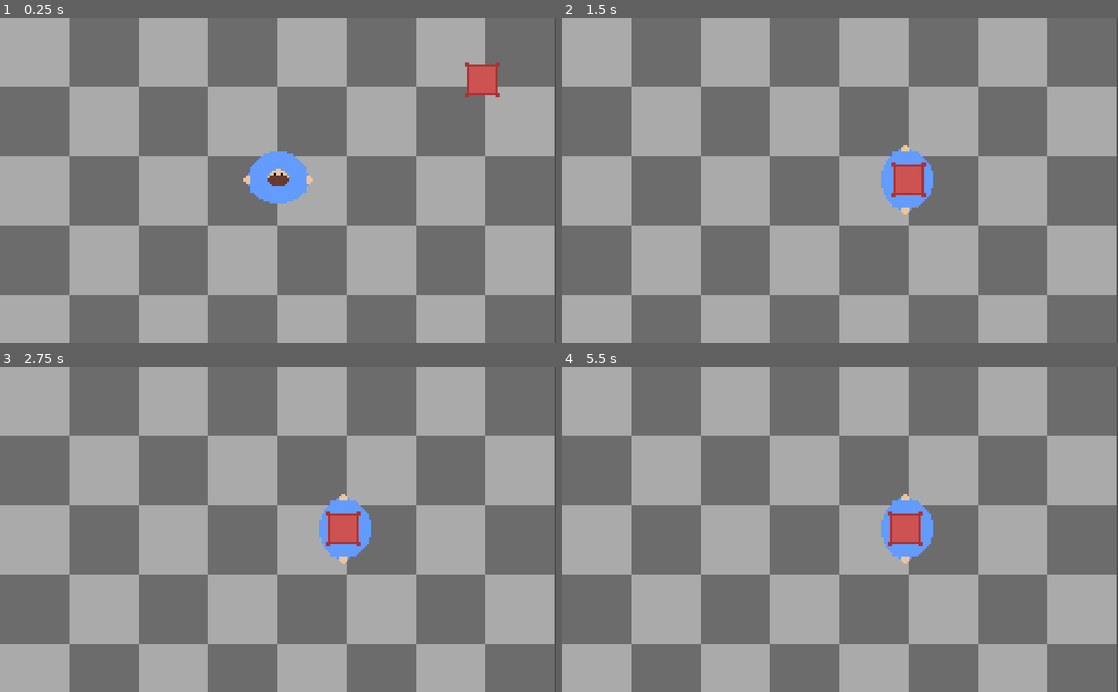
Above: before the commit, frames 1-4 (two rows, left to right).
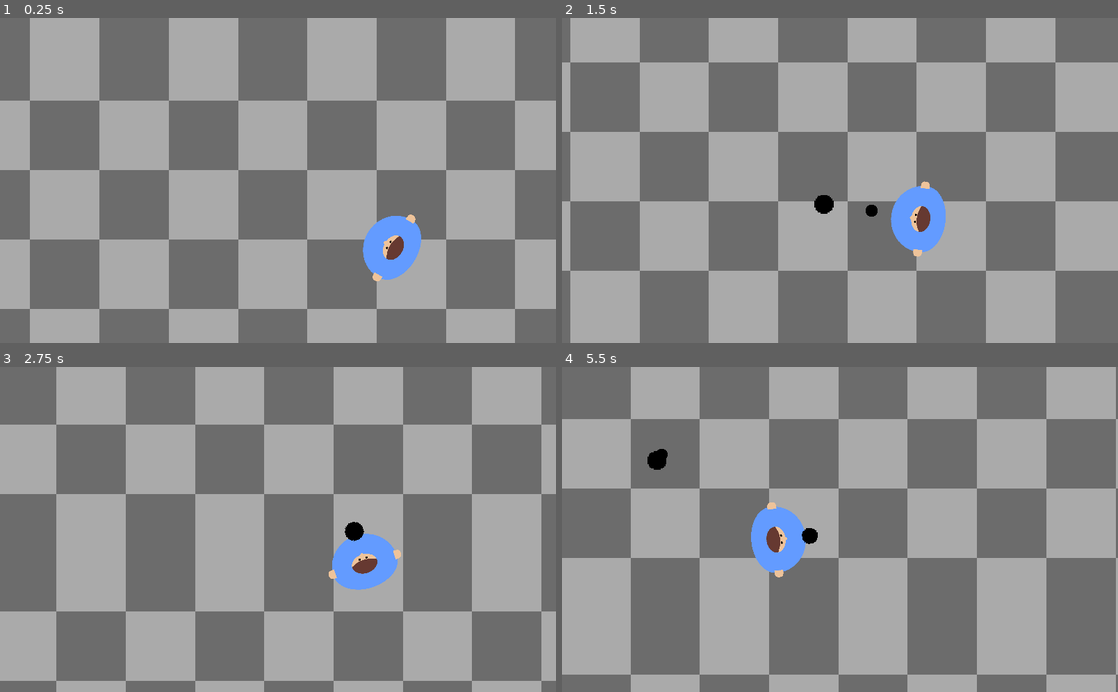
Above: after the commit, the same moments.

Repository: ThatCoolCoder/burger-man
Game: Godot game, scene res://scenes/Main.tscn
Two runs of this game, one before a commit and one after it. Both use one fixed random seed, a clock stepped at 60 frames per second and the inputs below.
Inputs (mouse positions are in pixels of both pictures, inside the frame that each line leads up to):
- Up to frame 1 (0.25 s): no input
- Up to frame 2 (1.5 s): move the mouse to (962, 164) at 0.52 s; press the mouse at (962, 164) at 0.53 s; hold Right (move_right) 0.53-1.28 s; move the mouse to (728, 196) at 1.27 s; release the mouse at (728, 196) at 1.28 s; hold S (move_down) from 1.28 s (still down); click (728, 196) at 1.35 s
- Up to frame 3 (2.75 s): move the mouse to (333, 458) at 2.02 s; release S (move_down) at 2.03 s; press the mouse at (333, 458) at 2.03 s; hold Right (move_right) from 2.03 s (still down)
- Up to frame 4 (5.5 s): move the mouse to (812, 594) at 2.77 s; release Right (move_right) at 2.78 s; release the mouse at (812, 594) at 2.78 s; hold Up (move_up) 2.78-3.53 s; click (812, 594) at 2.85 s; move the mouse to (1006, 578) at 3.52 s; press the mouse at (1006, 578) at 3.53 s; hold A (move_left) 3.53-5.03 s; move the mouse to (673, 480) at 4.27 s; release the mouse at (673, 480) at 4.28 s; click (673, 480) at 4.35 s; move the mouse to (867, 529) at 5.02 s; press the mouse at (867, 529) at 5.03 s; hold S (move_down) from 5.03 s (still down)

The runs differ from the first frame. In frame 1, 48% of the frame differs, in the area x 0-100%, y 0-100%; in frame 2, 36%; in frame 3, 63%; in frame 4, 75%.

Commit message:
Fix things

Diff:
--- /dev/null
+++ b/art/player.svg
@@ -0,0 +1,140 @@
+<?xml version="1.0" encoding="UTF-8" standalone="no"?>
+<!-- Created with Inkscape (http://www.inkscape.org/) -->
+
+<svg
+   width="100mm"
+   height="100mm"
+   viewBox="0 0 100 100"
+   version="1.1"
+   id="svg5"
+   inkscape:version="1.1.1 (3bf5ae0d25, 2021-09-20)"
+   sodipodi:docname="player.svg"
+   xmlns:inkscape="http://www.inkscape.org/namespaces/inkscape"
+   xmlns:sodipodi="http://sodipodi.sourceforge.net/DTD/sodipodi-0.dtd"
+   xmlns="http://www.w3.org/2000/svg"
+   xmlns:svg="http://www.w3.org/2000/svg">
+  <sodipodi:namedview
+     id="namedview7"
+     pagecolor="#ffffff"
+     bordercolor="#666666"
+     borderopacity="1.0"
+     inkscape:pageshadow="2"
+     inkscape:pageopacity="0.0"
+     inkscape:pagecheckerboard="0"
+     inkscape:document-units="mm"
+     showgrid="false"
+     width="100mm"
+     inkscape:zoom="1.1224747"
+     inkscape:cx="-32.517435"
+     inkscape:cy="234.74916"
+     inkscape:window-width="1920"
+     inkscape:window-height="1007"
+     inkscape:window-x="0"
+     inkscape:window-y="0"
+     inkscape:window-maximized="1"
+     inkscape:current-layer="layer1"
+     inkscape:snap-bbox="true"
+     inkscape:bbox-paths="false"
+     inkscape:bbox-nodes="true"
+     inkscape:snap-bbox-midpoints="true"
+     inkscape:snap-bbox-edge-midpoints="true"
+     inkscape:object-paths="false"
+     inkscape:snap-intersection-paths="false"
+     inkscape:snap-smooth-nodes="false"
+     inkscape:snap-midpoints="false"
+     inkscape:snap-object-midpoints="true"
+     inkscape:snap-page="true"
+     inkscape:object-nodes="false"
+     inkscape:snap-others="true" />
+  <defs
+     id="defs2">
+    <inkscape:path-effect
+       effect="bspline"
+       id="path-effect34364"
+       is_visible="true"
+       lpeversion="1"
+       weight="33.333333"
+       steps="2"
+       helper_size="0"
+       apply_no_weight="true"
+       apply_with_weight="true"
+       only_selected="false" />
+    <inkscape:path-effect
+       effect="bspline"
+       id="path-effect15982"
+       is_visible="true"
+       lpeversion="1"
+       weight="33.333333"
+       steps="2"
+       helper_size="0"
+       apply_no_weight="true"
+       apply_with_weight="true"
+       only_selected="false" />
+    <inkscape:path-effect
+       effect="bspline"
+       id="path-effect15425"
+       is_visible="true"
+       lpeversion="1"
+       weight="33.333333"
+       steps="2"
+       helper_size="0"
+       apply_no_weight="true"
+       apply_with_weight="true"
+       only_selected="false" />
+    <inkscape:path-effect
+       effect="bspline"
+       id="path-effect674"
+       is_visible="true"
+       lpeversion="1"
+       weight="33.333333"
+       steps="2"
+       helper_size="0"
+       apply_no_weight="true"
+       apply_with_weight="true"
+       only_selected="false" />
+  </defs>
+  <g
+     inkscape:label="Layer 1"
+     inkscape:groupmode="layer"
+     id="layer1">
+    <path
+       id="path361"
+       style="fill:#639bff;stroke:none;stroke-width:0.289023;fill-opacity:1"
+       d="M 49.913748,9.7988849 A 43.725001,40.855315 0 0 0 6.1887694,50.654272 43.725001,40.855315 0 0 0 6.233728,51.83973 43.725001,29.086045 0 0 0 6.1887694,52.674821 43.725001,29.086045 0 0 0 49.913748,81.7609 43.725001,29.086045 0 0 0 93.638729,52.674821 43.725001,29.086045 0 0 0 93.593768,51.829393 43.725001,40.855315 0 0 0 93.638729,50.654272 43.725001,40.855315 0 0 0 49.913748,9.7988849 Z" />
+    <path
+       id="path15865"
+       style="fill:#eec39a;fill-opacity:1;stroke:none;stroke-width:0.999999"
+       d="M 190.88867 130.08203 C 190.77277 130.08151 190.65493 130.08267 190.53516 130.08594 C 188.61882 130.13817 186.20515 130.66313 184.60352 131.81836 C 183.00188 132.97359 182.21435 134.75789 180.84961 136.4375 C 180.46456 136.91139 180.03487 137.37617 179.61328 137.83398 A 64.812149 47.662541 0 0 0 123.83789 185.02734 A 64.812149 47.662541 0 0 0 188.65039 232.68945 A 64.812149 47.662541 0 0 0 253.46289 185.02734 A 64.812149 47.662541 0 0 0 198.41406 137.91211 C 198.17782 137.60442 197.94295 137.28974 197.72656 136.96289 C 196.54501 135.17816 195.91583 133.02683 194.89258 131.74023 C 193.93328 130.53405 192.62715 130.08984 190.88867 130.08203 z "
+       transform="scale(0.26458333)" />
+    <path
+       id="path15980"
+       style="fill:#663931;fill-opacity:1;stroke:none;stroke-width:0.264583px;stroke-linecap:butt;stroke-linejoin:miter;stroke-opacity:1"
+       d="m 50.023303,43.589963 c -1.937276,-0.01229 -3.881855,0.134797 -5.708695,0.449069 -3.653679,0.628542 -6.835672,1.924871 -10.508919,3.908804 -0.334044,0.180419 -0.676743,0.372517 -1.018543,0.56379 a 17.148214,12.610714 0 0 0 -0.0217,0.443383 17.148214,12.610714 0 0 0 17.148307,12.6106 17.148214,12.610714 0 0 0 17.148307,-12.6106 17.148214,12.610714 0 0 0 -0.08113,-1.22473 C 66.825712,47.672624 66.6637,47.612445 66.511186,47.555612 62.346848,46.003818 59.282775,44.746235 55.688074,44.097942 53.890726,43.773798 51.96058,43.602253 50.023303,43.589963 Z" />
+    <path
+       style="fill:#eec39a;stroke:none;stroke-width:0.264583px;stroke-linecap:butt;stroke-linejoin:miter;stroke-opacity:1;fill-opacity:1"
+       d="m 91.584958,55.795541 c 0.952818,0.04912 2.858175,0.147329 4.419369,-0.324126 1.561194,-0.471455 2.778432,-1.512505 3.387052,-2.985597 C 100,51.012727 100,49.107407 99.637004,47.644022 99.274009,46.180636 98.547833,45.159229 97.006172,44.609082 95.464511,44.058936 93.107143,43.980357 90.75,43.901785 c 0,0 -0.176787,11.608927 -0.176787,11.608927 0.01964,0.07857 0.03937,0.157455 0.04915,0.196585 0.0098,0.03913 0.0098,0.03913 0.962598,0.08824 z"
+       id="path672"
+       inkscape:path-effect="#path-effect674"
+       inkscape:original-d="m 90.632141,55.746427 c 1.905622,0.09848 3.810979,0.196694 5.716072,0.294643 1.217551,-1.040826 2.434788,-2.081877 3.651787,-3.123213 2.6e-4,-1.90513 2.6e-4,-3.81045 0,-5.716072 C 99.274057,46.180602 98.547882,45.159194 97.821429,44.1375 95.464502,44.059191 90.75,43.901785 90.75,43.901785 c 0,0 -0.176787,11.608927 -0.176787,11.608927 0,0 0.03955,0.157409 0.05893,0.235715 z" />
+    <path
+       style="fill:#eec39a;fill-opacity:1;stroke:none;stroke-width:0.264583px;stroke-linecap:butt;stroke-linejoin:miter;stroke-opacity:1"
+       d="M 8.299474,55.925207 C 7.3466565,55.974322 5.4412996,56.072536 3.8801055,55.601081 2.3189115,55.129626 1.1016737,54.088576 0.49305328,52.615484 -0.11556717,51.142393 -0.11556717,49.237073 0.24742851,47.773688 0.61042419,46.310302 1.3365996,45.288895 2.8782608,44.738748 4.419922,44.188602 6.7772895,44.110023 9.1344325,44.031451 c 0,0 0.176787,11.608927 0.176787,11.608927 -0.019643,0.07857 -0.039365,0.157455 -0.049147,0.196585 -0.00978,0.03913 -0.00978,0.03913 -0.9625982,0.08824 z"
+       id="path15421"
+       inkscape:path-effect="#path-effect15425"
+       inkscape:original-d="m 9.2522915,55.876093 c -1.905622,0.09848 -3.810979,0.196694 -5.716072,0.294643 -1.217551,-1.040826 -2.434788,-2.081877 -3.65178667,-3.123213 -2.6e-4,-1.90513 -2.6e-4,-3.81045 0,-5.716072 0.725943,-1.021183 1.45211767,-2.042591 2.17857067,-3.064285 2.356927,-0.07831 7.071429,-0.235715 7.071429,-0.235715 0,0 0.176787,11.608927 0.176787,11.608927 0,0 -0.03955,0.157409 -0.05893,0.235715 z" />
+    <ellipse
+       style="fill:#000000;fill-opacity:1;stroke:none;stroke-width:0.264583"
+       id="path34128"
+       cx="45.314812"
+       cy="41.835468"
+       rx="1.6459173"
+       ry="1.2500638" />
+    <ellipse
+       style="fill:#000000;fill-opacity:1;stroke:none;stroke-width:0.264583"
+       id="ellipse34232"
+       cx="54.690292"
+       cy="41.877136"
+       rx="1.6459173"
+       ry="1.2500638" />
+  </g>
+</svg>
--- a/project.godot
+++ b/project.godot
@@ -26,7 +26,8 @@
 [importer_defaults]
 
 texture={
-"flags/filter": false
+"flags/filter": false,
+"flags/repeat": 1
 }
 
 [input]
--- a/scenes/Bullet.tscn
+++ b/scenes/Bullet.tscn
@@ -13,3 +13,7 @@
 
 [node name="Sprite" type="Sprite" parent="."]
 texture = ExtResource( 2 )
+
+[node name="VisibilityNotifier2D" type="VisibilityNotifier2D" parent="."]
+
+[connection signal="viewport_exited" from="VisibilityNotifier2D" to="." method="_on_VisibilityNotifier2D_viewport_exited"]
--- /dev/null
+++ b/scenes/GrowthItem.tscn
@@ -0,0 +1,5 @@
+[gd_scene format=2]
+
+[node name="GrowthItem" type="Node2D"]
+
+[node name="Sprite" type="Sprite" parent="."]
--- a/scenes/Main.tscn
+++ b/scenes/Main.tscn
@@ -3,20 +3,20 @@
 [ext_resource path="res://scenes/Player.tscn" type="PackedScene" id=1]
 [ext_resource path="res://art/background.png" type="Texture" id=2]
 [ext_resource path="res://scripts/Main.gd" type="Script" id=3]
-[ext_resource path="res://scenes/Enemy.tscn" type="PackedScene" id=4]
+[ext_resource path="res://scripts/Background.gd" type="Script" id=4]
 
 [node name="Main" type="Node2D"]
 script = ExtResource( 3 )
 
 [node name="Background" type="Sprite" parent="."]
-position = Vector2( 510.923, 298.912 )
+position = Vector2( 512.548, 298.491 )
 scale = Vector2( 7.97649, 8.01208 )
 texture = ExtResource( 2 )
+region_enabled = true
+region_rect = Rect2( 0, 0, 1000, 1000 )
+script = ExtResource( 4 )
 
 [node name="Player" parent="." instance=ExtResource( 1 )]
 
 [node name="StartPosition" type="Position2D" parent="."]
 position = Vector2( 512.548, 298.491 )
-
-[node name="Enemy" parent="." instance=ExtResource( 4 )]
-position = Vector2( 938.284, 64 )
--- a/scenes/Player.tscn
+++ b/scenes/Player.tscn
@@ -1,6 +1,6 @@
 [gd_scene load_steps=5 format=2]
 
-[ext_resource path="res://art/player.png" type="Texture" id=1]
+[ext_resource path="res://art/player.svg" type="Texture" id=1]
 [ext_resource path="res://scripts/Player.gd" type="Script" id=2]
 [ext_resource path="res://scenes/Bullet.tscn" type="PackedScene" id=3]
 
@@ -14,13 +14,15 @@
 [node name="CollisionShape2D" type="CollisionShape2D" parent="." groups=[
 "player",
 ]]
+position = Vector2( 0, -4.5892 )
 shape = SubResource( 1 )
 
 [node name="Sprite" type="Sprite" parent="."]
-scale = Vector2( 4, 4 )
+scale = Vector2( 0.369162, 0.369162 )
 texture = ExtResource( 1 )
 
 [node name="Camera2D" type="Camera2D" parent="."]
+current = true
 drag_margin_h_enabled = true
 drag_margin_v_enabled = true
 smoothing_enabled = true
--- /dev/null
+++ b/scripts/Background.gd
@@ -0,0 +1,5 @@
+extends Sprite
+
+func _ready():
+	# This gets reset by godot, annoyingly
+	texture.flags = texture.FLAG_REPEAT
--- a/scripts/Bullet.gd
+++ b/scripts/Bullet.gd
@@ -2,16 +2,22 @@
 
 export var speed := 400
 export var move_direction = PI / 2
-export var radius := 50
-
-# Called when the node enters the scene tree for the first time.
-func _ready():
-	var sprite_scale = $Sprite.texture.get_width() / (radius * 2)
-	$Sprite.scale = Vector2(sprite_scale, sprite_scale)
-	$CollisionShape2D.shape.radius = radius
-	print(sprite_scale)
+export var radius := 10.0 setget set_radius
+export var frozen := false
 
 func _physics_process(delta):
+	if frozen:
+		return
+
 	var movement = Vector2(0, speed)
 	movement = movement.rotated(move_direction)
 	position += movement * delta
+
+
+func _on_VisibilityNotifier2D_viewport_exited(viewport):
+	if not frozen:
+		queue_free()
+
+func set_radius(new_radius):
+	radius = new_radius
+	Utils.set_sprite_size($Sprite, Vector2(radius * 2, radius * 2), $Sprite.texture)
--- a/scripts/Player.gd
+++ b/scripts/Player.gd
@@ -5,7 +5,16 @@
 export var max_speed := 350
 export var acceleration := 750
 export var friction := 1000
+
+export var starting_radius := 60.0
+var radius = starting_radius setget set_radius
+
+export var bullet_offset = Vector2(0, -64)
 export (PackedScene) var bullet_prefab
+export var bullet_charge_rate := 10.0
+export var max_bullet_radius := 30.0
+var crnt_bullet = null
+
 var frozen = false
 var alive = true
 
@@ -16,13 +25,19 @@
 		return
 
 	walk(delta)
-	if Input.is_action_just_pressed("shoot"):
-		shoot()
 	velocity = velocity.clamped(max_speed)
 
 	position += velocity * delta
 
-	rotate_to_face_movement()
+	if Input.is_action_just_pressed("shoot"):
+		start_charging_shoot()
+	if Input.is_action_just_released("shoot"):
+		shoot()
+	if Input.is_action_pressed("shoot"):
+		charge_shoot(delta)
+
+	rotate_to_face_mouse()
+	position_bullet()
 
 func walk(delta: float):
 	var move_direction := Vector2.ZERO
@@ -41,15 +56,33 @@
 
 	velocity += move_direction * delta * acceleration
 
+func start_charging_shoot():
+	if crnt_bullet == null:
+		crnt_bullet = bullet_prefab.instance()
+		crnt_bullet.frozen = true
+		add_child(crnt_bullet)
+
 func shoot():
-	var offset = get_local_mouse_position()
-	var bullet = bullet_prefab.instance()
-	bullet.move_direction = offset.angle()
-	get_tree().root.add_child(bullet)
+	if crnt_bullet != null:
+		var offset = get_global_mouse_position() - global_position
+		remove_child(crnt_bullet)
+		crnt_bullet.frozen = false
+		crnt_bullet.move_direction = offset.angle() - PI / 2
+		crnt_bullet.global_position = global_position + bullet_offset.rotated(global_rotation)
+		get_tree().root.add_child(crnt_bullet)
+		crnt_bullet = null
 
-func rotate_to_face_movement():
-	if velocity.length_squared() > 0:
-		rotation = velocity.angle() + PI /2
+func charge_shoot(delta):
+	if crnt_bullet != null:
+		crnt_bullet.radius += bullet_charge_rate * delta
+		crnt_bullet.radius = min(crnt_bullet.radius, max_bullet_radius)
+
+func rotate_to_face_mouse():
+	rotation = (get_global_mouse_position() - global_position).angle() + PI / 2
+
+func position_bullet():
+	if crnt_bullet != null:
+		crnt_bullet.position = bullet_offset
 
 func _on_Player_area_entered(area):
 	if not alive:
@@ -63,3 +96,8 @@
 func _on_DieTimer_timeout():
 	emit_signal("dead")
 	print("Dead")
+
+func set_radius(new_radius):
+	radius = new_radius
+	$CollisionShape2D.shape.radius = radius
+	Utils.set_sprite_size($Sprite, Vector2(radius * 2, radius * 2), $Sprite.texture)
--- a/scripts/Utils.gd
+++ b/scripts/Utils.gd
@@ -21,3 +21,7 @@
 			result.append(crnt_chunk)
 			crnt_chunk = []
 	return result
+
+static func set_sprite_size(sprite: Sprite, size: Vector2, texture: Texture):
+	sprite.scale.x = size.x / texture.get_width()
+	sprite.scale.y = size.y / texture.get_height()
Not shown, added: art/player.svg.import
